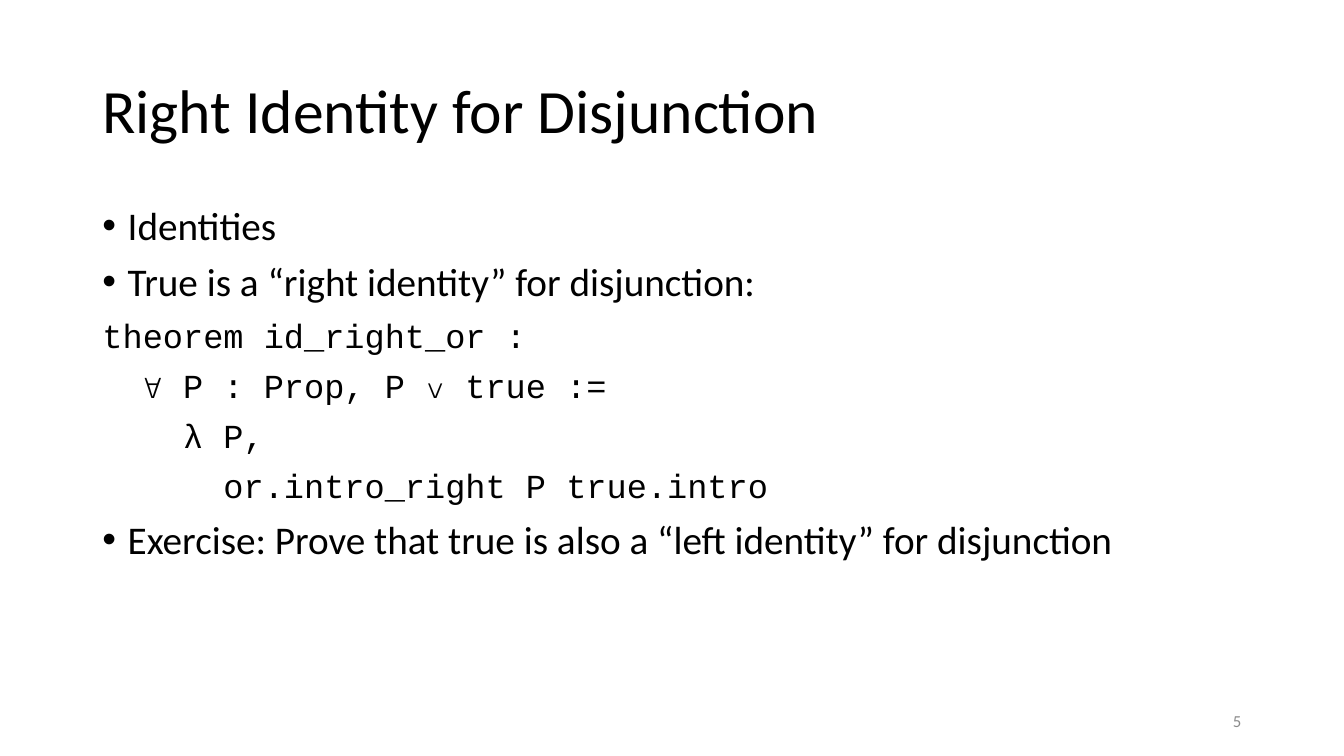
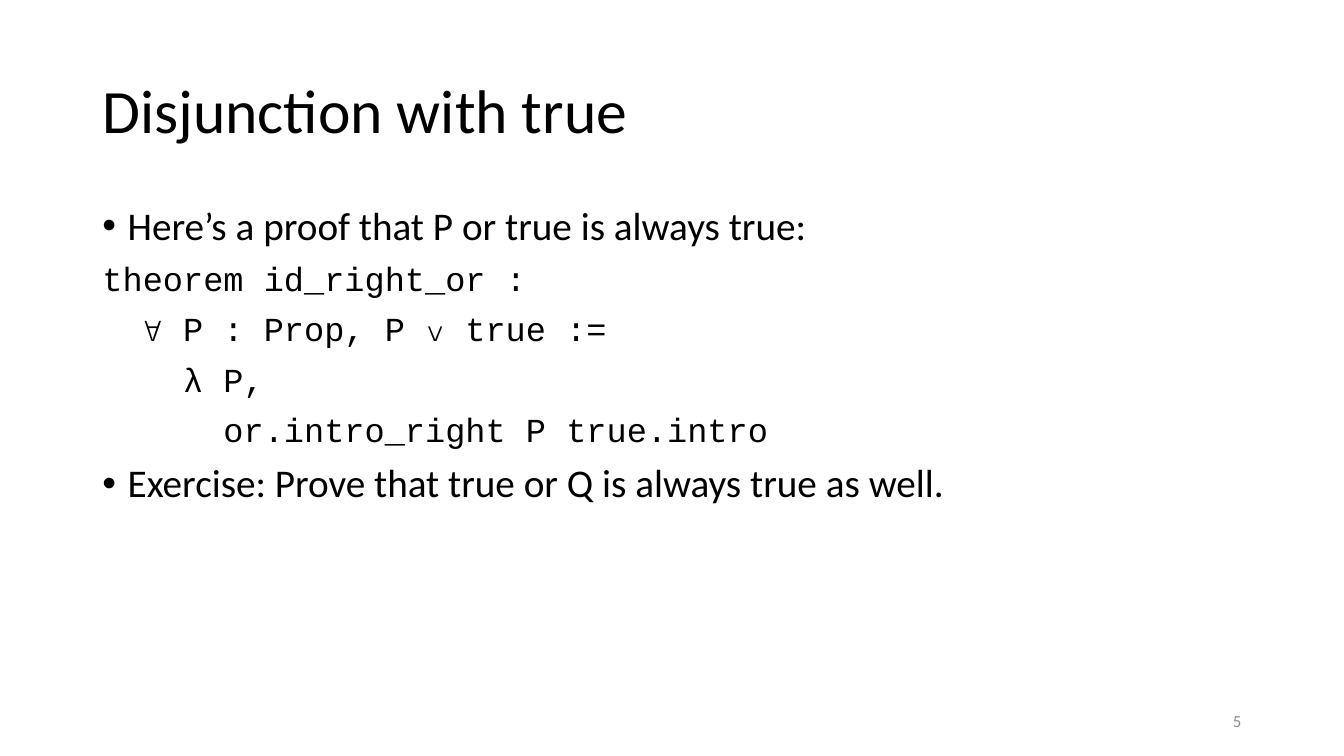
Before and after one commit to kevinsullivan/cs-dm, a slide deck: slide 5 of 09_Disjunction/Disjunction.pptx. Drawn at 1344x756 pixels with LibreOffice and Linux fonts; fonts in the diff are those of the drawing. Boxes give left, top, right and bottom in pixels: in the first picture for what was removed or moved away, otherwise in the second. Text is boxed around its words. In the diff, an @@ line names an element or a change of style, - is before the commit and + after.

Commit message:
Added slides for Disjunction

```diff
--- a/09_Disjunction/Disjunction.pptx
+++ b/09_Disjunction/Disjunction.pptx
@@ title at box(102, 90, 627, 144): text changed @@
-Right Identity for Disjunction
+Disjunction with true
@@ text at box(128, 212, 806, 247): text changed @@
-• Identities
-• True is a “right identity” for disjunction:
+• Here’s a proof that P or true is always true:
@@ text at box(128, 469, 944, 504): text changed @@
-• Exercise: Prove that true is also a “left identity” for disjunction
+• Exercise: Prove that true or Q is always true as well.
```
Also in this commit, not shown: 1 other slide changed, 5 slides added, 1 slide removed, 1 other file.
